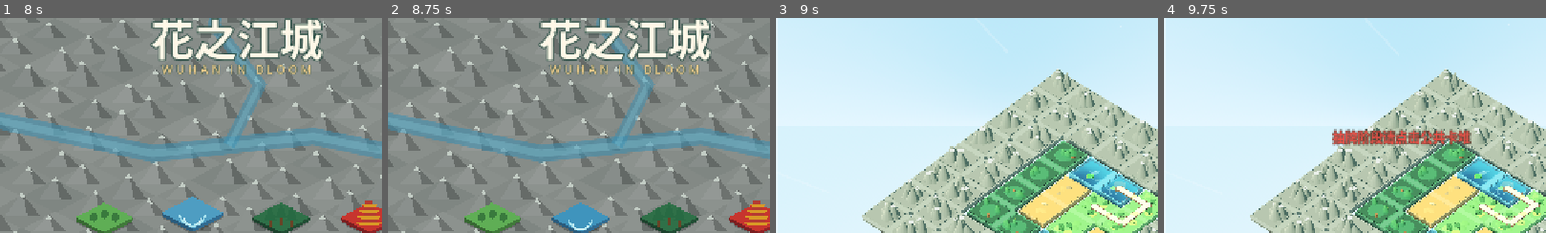
Above: before the commit, frames 1-4 (left to right).
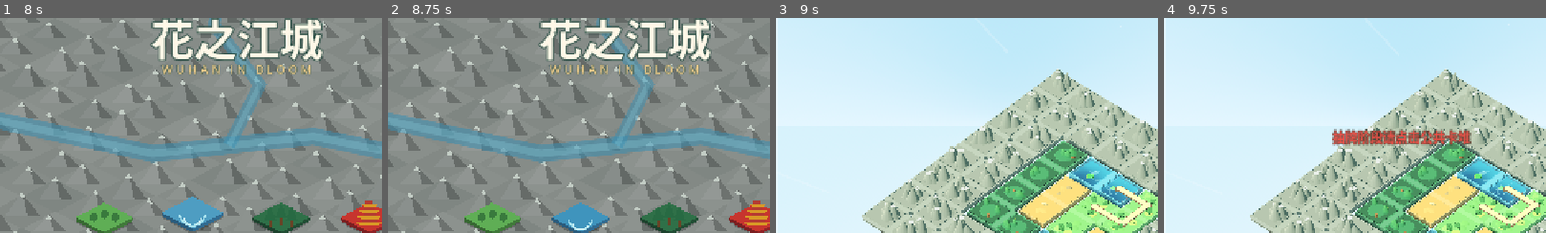
Above: after the commit, the same moments.

Repository: KurtZhang01/growcassonne
Game: Godot game, scene res://scenes/main.tscn
Same seed, same stepped clock (60 frames per second), same inputs: the game is played once before the commit and once after it.
Inputs (mouse positions are % of the whole screen's width and height, from its top left):
- Up to frame 1 (8 s): tap Enter at 0.5, 5, 5.1, 6.5 s; move the mouse to (72, 45) at 0.52 s; tap 1 at 0.6 s; click (72, 45) at 0.67 s; tap Space at 0.77, 3.77, 4.25, 5.75, 6.77, 7.25 s; drag from (30, 55) to (45, 70) at 1.27 s; move the mouse to (60, 28) at 2.02 s; tap 3 at 2.1 s; click (60, 28) at 2.17 s; drag from (45, 70) to (20, 35) at 2.77 s; move the mouse to (80, 65) at 3.52 s; tap R at 3.6 s; click (80, 65) at 3.67 s; drag from (20, 35) to (35, 25) at 4.27 s; move the mouse to (55, 50) at 5.02 s; click (55, 50) at 5.17 s; drag from (35, 25) to (30, 55) at 5.77 s; move the mouse to (72, 45) at 6.52 s; tap Q at 6.6 s; click (72, 45) at 6.67 s; drag from (30, 55) to (45, 70) at 7.27 s
- Up to frame 2 (8.75 s): move the mouse to (60, 28) at 8.02 s; tap C at 8.1 s; click (60, 28) at 8.17 s
- Up to frame 3 (9 s): drag from (45, 70) to (20, 35) at 8.77 s
- Up to frame 4 (9.75 s): move the mouse to (80, 65) at 9.52 s; tap 2 at 9.6 s; click (80, 65) at 9.67 s
The pictures show only the part of the screen within x 19-69%, y 18-68%; the shares and areas given below are measured in that part.

Frames 1-2 are identical in both runs. In frame 3, 0.6% of the frame differs, in the area x 82-98%, y 76-97%; in frame 4, 0.6%.

Commit message:
Fix closed road settlement logic

Diff:
--- a/scripts/main3d.gd
+++ b/scripts/main3d.gd
@@ -76,7 +76,7 @@
 var seeds := []; var total_turns := 0; var turns_played := 0
 var scores := []; var group_counts := []; var largest_groups := []; var diversity_counts := []; var road_scores := []
 var last_growth_count := 0
-var closed_road_ids := {}; var closed_road_cells := {}; var last_road_event := ""
+var closed_road_ids := {}; var closed_road_cells := {}; var rewarded_closed_road_cells := {}; var last_road_event := ""
 var hands := []; var current_hand := []; var selected_card := 0
 var active_weather := {}; var rainbow_turns := 0; var last_settlement := ""
 var special_buildings := {}
@@ -433,7 +433,7 @@
 	decor_nodes.push_front(_new_node_column(new_height)); decor_nodes.append(_new_node_column(new_height))
 	grid_origin += Vector2i.ONE
 	for child in edge_root.get_children(): child.free()
-	closed_road_ids.clear(); closed_road_cells.clear()
+	closed_road_cells.clear()
 	for x in _grid_width():
 		for y in _grid_height():
 			var pos = Vector2i(x, y)
@@ -811,10 +811,23 @@
 				var component_id = _road_component_key(component)
 				current_closed[component_id] = true
 				_spawn_closed_road_fx(component)
-				if not closed_road_ids.has(component_id):
-					_grant_closed_road_seed_rewards(component)
-					last_road_event = "道路闭合！沿线玩家获得1级播种卡"
+				if not closed_road_ids.has(component_id) and not _closed_road_was_rewarded(component):
+					_mark_closed_road_rewarded(component)
+					var reward_count = _grant_closed_road_seed_rewards(component)
+					if reward_count > 0:
+						last_road_event = "道路封闭，%d名沿线玩家获得1级播种卡" % reward_count
+					else:
+						last_road_event = "道路封闭，但沿线没有可获奖励的花朵"
+						_record_action(last_road_event)
 	closed_road_ids = current_closed
+
+func _closed_road_was_rewarded(component: Array) -> bool:
+	for cell in component:
+		if rewarded_closed_road_cells.has(str(_logical_cell(cell))): return true
+	return false
+
+func _mark_closed_road_rewarded(component: Array):
+	for cell in component: rewarded_closed_road_cells[str(_logical_cell(cell))] = true
 
 func _grant_seed_card(player_id: int, level: int = 1, reason: String = ""):
 	if player_id < 0 or player_id >= player_count: return
@@ -828,7 +841,7 @@
 		_record_action("奖励 · 因%s获得%d级播种卡" % [readable_reason, level], "reward", player_id)
 		_show_center_notice("%s因%s获得一张播种卡" % [PLAYER_NAMES[player_id], readable_reason], "reward")
 
-func _grant_closed_road_seed_rewards(component: Array):
+func _grant_closed_road_seed_rewards(component: Array) -> int:
 	var rewarded := {}
 	for cell in component:
 		if not _in_bounds(cell): continue
@@ -837,6 +850,7 @@
 			if flowers[cell.x][cell.y][player_id] > 0:
 				rewarded[player_id] = true
 				_grant_seed_card(player_id, 1, "道路闭合")
+	return rewarded.size()
 
 func _road_component(start: Vector2i, visited: Dictionary) -> Array:
 	var component := []
@@ -854,16 +868,21 @@
 func _road_component_is_closed(component: Array) -> bool:
 	for cell in component:
 		var mask: int = roads[cell.x][cell.y]
+		var connected_degree := 0
 		for dir_index in DIRS.size():
 			if (mask & (1 << dir_index)) == 0: continue
 			var neighbor: Vector2i = cell + DIRS[dir_index]
 			if not _in_bounds(neighbor): return false
 			if grid[neighbor.x][neighbor.y] < 0 or not _roads_connect(cell, neighbor): return false
+			connected_degree += 1
+		if connected_degree < 2: return false
 	return true
 
 func _road_component_key(component: Array) -> String:
 	var labels := []
-	for cell in component: labels.append("%02d,%02d" % [cell.x, cell.y])
+	for cell in component:
+		var logical = _logical_cell(cell)
+		labels.append("%d,%d" % [logical.x, logical.y])
 	labels.sort()
 	var key := ""
 	for label in labels: key += label + "|"
@@ -2005,7 +2024,7 @@
 	seeds = []; scores = []; group_counts = []; largest_groups = []; diversity_counts = []; road_scores = []
 	hands = []; current_hand = []; selected_card = 0
 	piece_market = []; selected_market = 0; piece_rotation = 0; last_growth_count = 0
-	closed_road_ids = {}; closed_road_cells = {}; last_road_event = ""; last_settlement = ""
+	closed_road_ids = {}; closed_road_cells = {}; rewarded_closed_road_cells = {}; last_road_event = ""; last_settlement = ""
 	active_weather = {}; rainbow_turns = 0; special_buildings.clear()
 	for i in player_count:
 		seeds.append(STARTING_SEED_CARDS); scores.append(0); group_counts.append(0)
Not shown, changed: README.md
